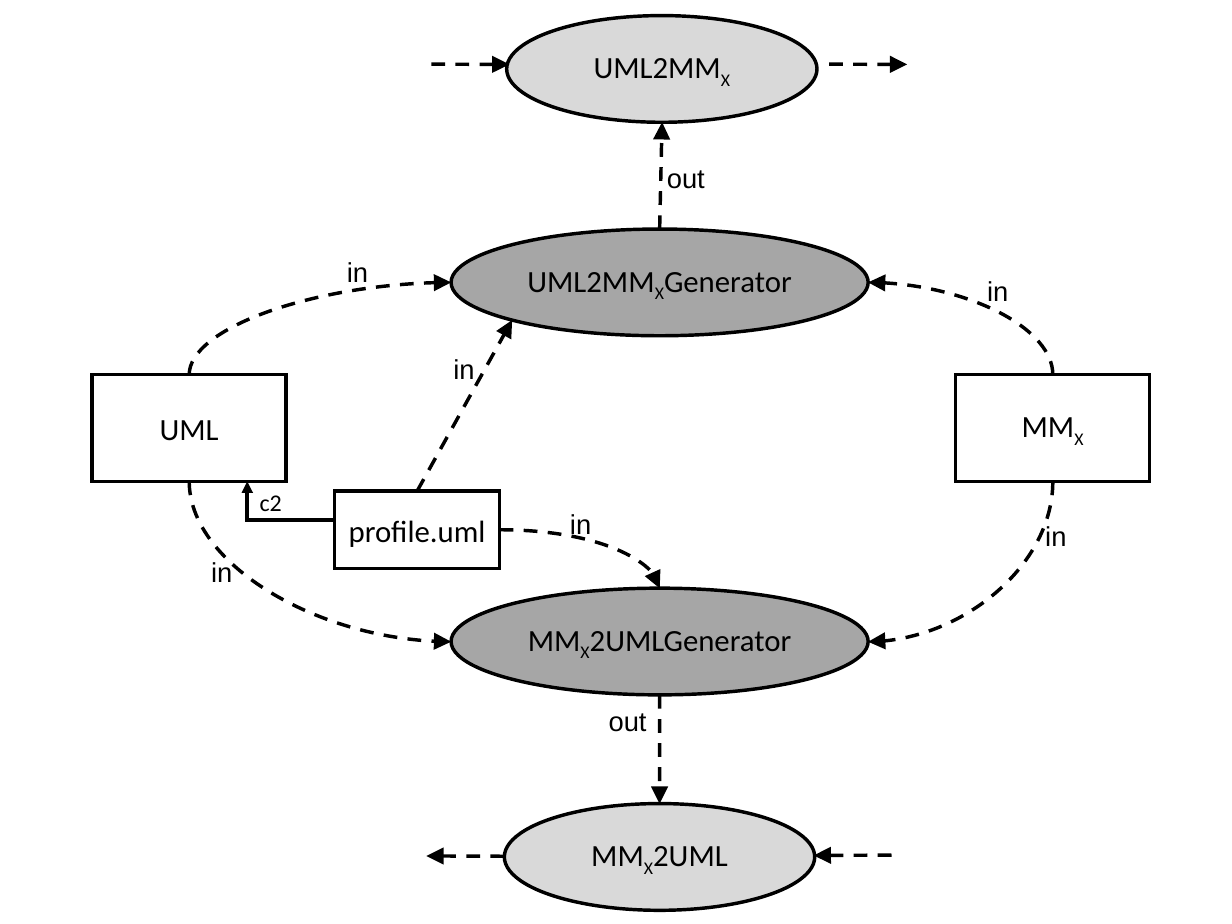
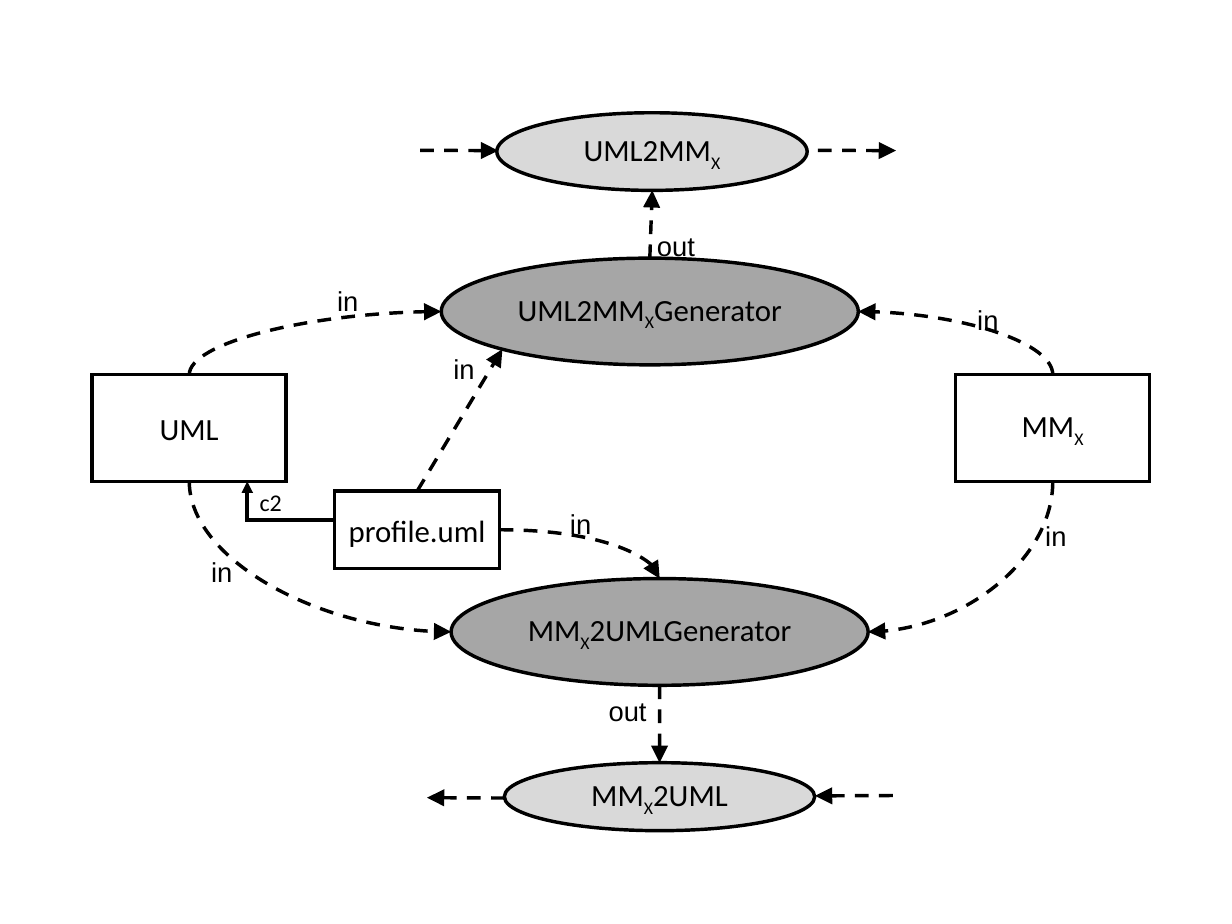
Before and after one commit to iivanoo/umlbridgepaper, a slide deck: slide 3 of UMLBridge/figures/3.0.ppt. Drawn at 1232x924 pixels with LibreOffice and Linux fonts; fonts in the diff are those of the drawing. Boxes give left, top, right and bottom in pixels: in the first picture for what was removed or moved away, otherwise in the second. Text is boxed around its words. In the diff, an @@ line names an element or a change of style, - is before the commit and + after.

```diff
--- a/UMLBridge/figures/3.0.ppt
+++ b/UMLBridge/figures/3.0.ppt
@@ ellipse "UML2MMX": place and size @@
-ellipse "UML2MMX" at [506, 16, 817, 123]
+ellipse "UML2MMX" at [496, 112, 807, 190]
@@ arrow moved from (509, 64) - (423, 64) to (498, 150) - (410, 150) @@
@@ arrow moved from (907, 64) - (819, 64) to (896, 150) - (808, 150) @@
@@ arrow moved from (659, 229) - (662, 122) to (649, 259) - (652, 190) @@
@@ text "out" rewrapped from [667, 170, 705, 189] to [657, 238, 695, 261] @@
@@ 2 texts, 1 ellipse: place and size @@
-2 texts, 1 ellipse at [347, 229, 1008, 336]
+2 texts, 1 ellipse at [337, 259, 998, 366]
@@ curved arrow moved from (190, 375) - (451, 282) to (190, 375) - (441, 312) @@
@@ curved arrow moved from (1053, 375) - (869, 282) to (1053, 375) - (859, 312) @@
@@ arrow moved from (418, 492) - (513, 320) to (418, 492) - (503, 349) @@
@@ curved arrow moved from (190, 482) - (451, 642) to (190, 482) - (451, 632) @@
@@ curved arrow moved from (1053, 482) - (869, 642) to (1053, 482) - (869, 632) @@
@@ curved arrow moved from (500, 530) - (659, 589) to (500, 530) - (659, 579) @@
@@ ellipse "MMX2UMLGenerator": place and size @@
-ellipse "MMX2UMLGenerator" at [451, 588, 869, 695]
+ellipse "MMX2UMLGenerator" at [451, 579, 869, 686]
@@ text "out": place and size @@
-text "out" at [609, 713, 647, 732]
+text "out" at [609, 703, 647, 722]
@@ arrow moved from (659, 695) - (659, 803) to (659, 685) - (659, 763) @@
@@ ellipse "MMX2UML": place and size @@
-ellipse "MMX2UML" at [504, 803, 814, 910]
+ellipse "MMX2UML" at [504, 763, 814, 830]
@@ arrow moved from (504, 856) - (426, 856) to (505, 798) - (428, 797) @@
@@ arrow moved from (892, 855) - (814, 855) to (893, 796) - (816, 796) @@
```
Also in this commit, not shown: 5 other slides changed, 18 other files.
